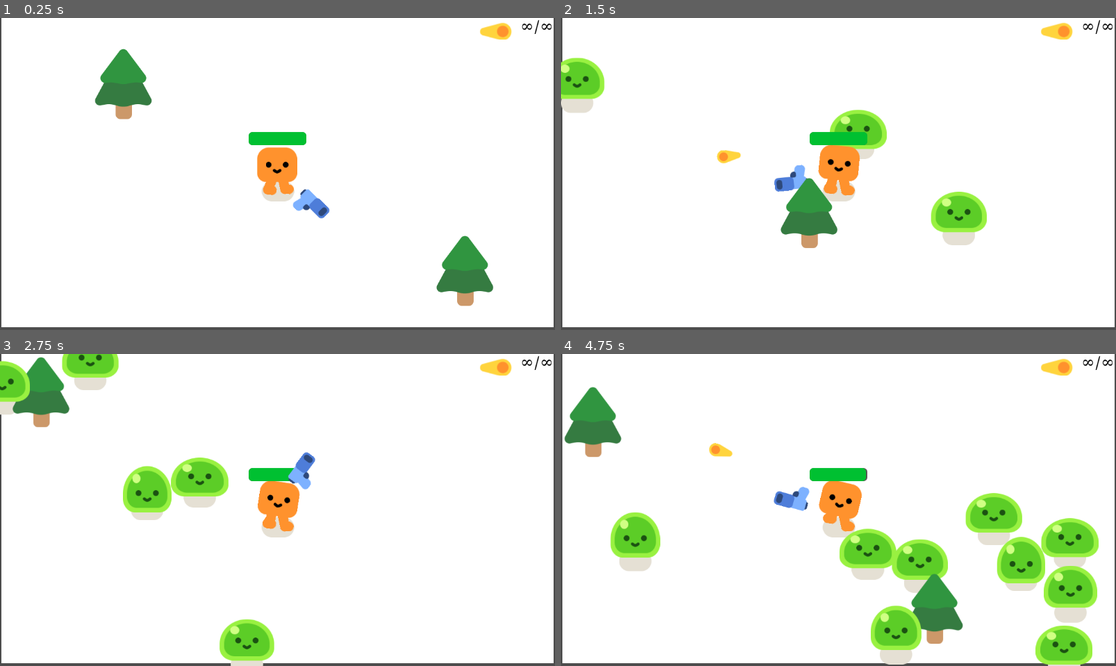
Above: before the commit, frames 1-4 (two rows, left to right).
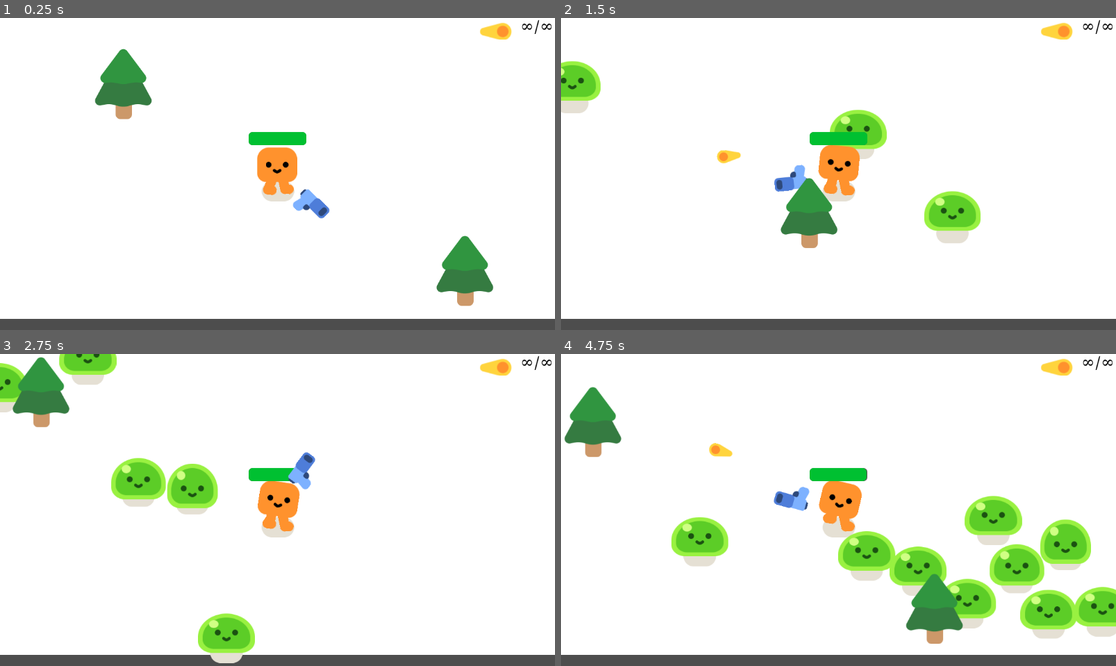
Above: after the commit, the same moments.

Repository: skazzel/game
Game: Godot game, scene res://game.tscn
Same seed, same stepped clock (60 frames per second), same inputs: the game is played once before the commit and once after it.
Inputs (mouse positions are in pixels of both pictures, inside the frame that each line leads up to):
- Up to frame 1 (0.25 s): no input
- Up to frame 2 (1.5 s): move the mouse to (960, 158) at 0.52 s; press the mouse at (960, 158) at 0.53 s; hold D (move_right) 0.53-1.28 s; move the mouse to (727, 189) at 1.27 s; release the mouse at (727, 189) at 1.28 s; hold S (move_down) from 1.28 s (still down); click (727, 189) at 1.35 s
- Up to frame 3 (2.75 s): move the mouse to (333, 441) at 2.02 s; release S (move_down) at 2.03 s; press the mouse at (333, 441) at 2.03 s; hold D (move_right) from 2.03 s (still down)
- Up to frame 4 (4.75 s): move the mouse to (810, 572) at 2.77 s; release D (move_right) at 2.78 s; release the mouse at (810, 572) at 2.78 s; hold W (move_up) 2.78-3.53 s; click (810, 572) at 2.85 s; move the mouse to (1005, 556) at 3.52 s; press the mouse at (1005, 556) at 3.53 s; hold A (move_left) from 3.53 s (still down); move the mouse to (672, 463) at 4.27 s; release the mouse at (672, 463) at 4.28 s; click (672, 463) at 4.35 s

The runs differ from the first frame. In frame 1, 3.1% of the frame differs, in the area x 0-100%, y 0-100%; in frame 2, 4.5%; in frame 3, 7.6%; in frame 4, 15%.

Commit message:
offset change

Diff:
--- a/game.tscn
+++ b/game.tscn
@@ -324,10 +324,10 @@
 layer = -1
 
 [node name="ColorRect" type="ColorRect" parent="CanvasLayer"]
-offset_left = 3.0
-offset_top = -6.0
-offset_right = 1149.0
-offset_bottom = 642.0
+offset_left = -65.0
+offset_top = -27.0
+offset_right = 1154.0
+offset_bottom = 625.0
 
 [node name="player" parent="." instance=ExtResource("1_pii4y")]
 position = Vector2(513, 302)
@@ -365,7 +365,7 @@
 position = Vector2(195, 113)
 
 [node name="Timer" type="Timer" parent="."]
-wait_time = 0.414
+wait_time = 0.4
 autostart = true
 
 [node name="gameOver" type="CanvasLayer" parent="."]
